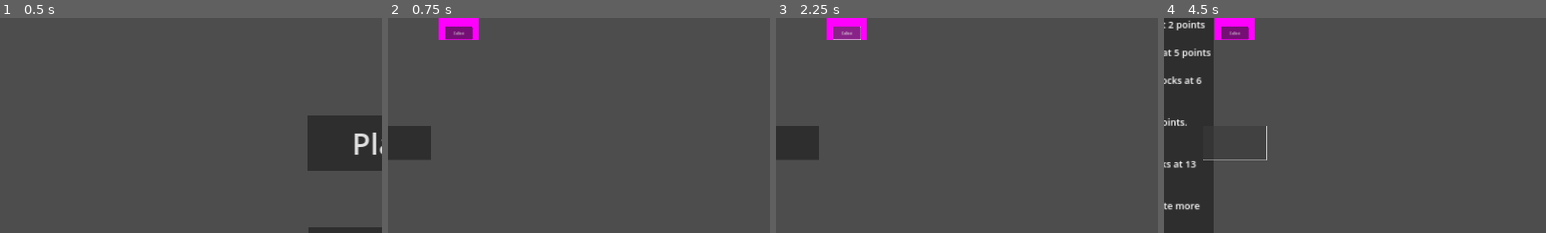
Above: before the commit, frames 1-4 (left to right).
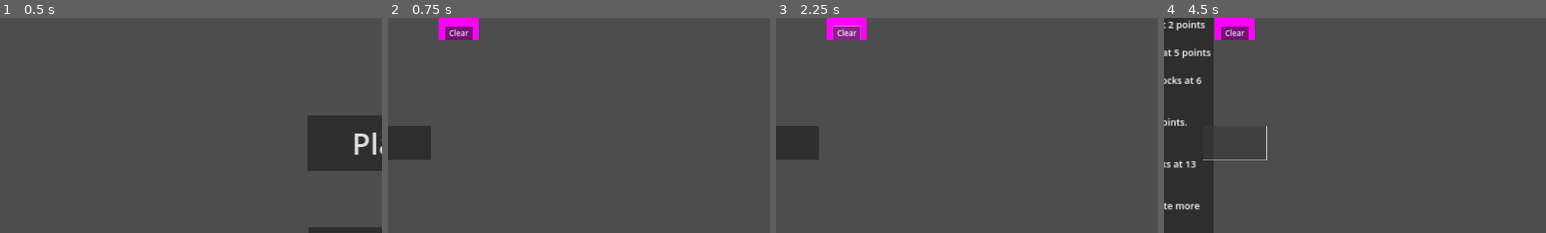
Above: after the commit, the same moments.

Repository: BoopEnthusiast/Cozy-Spring-Jam-2024
Game: Godot game, scene res://scenes/main_menu_screen.tscn
Two runs of this game, one before a commit and one after it. Both use one fixed random seed, a clock stepped at 60 frames per second and the inputs below.
Inputs (mouse positions are % of the whole screen's width and height, from its top left):
- Up to frame 1 (0.5 s): no input
- Up to frame 2 (0.75 s): click "Play" at 0.5 s
- Up to frame 3 (2.25 s): click "Dispense X" at 1.25 s; click "Collect" (after the commit: "Clear") at 2 s
- Up to frame 4 (4.5 s): click "Dispense Y" at 2.75 s; click "Dispense Z" at 3.5 s; click (2, 50) at 4.25 s
The pictures show only the part of the screen within x 0-50%, y 21-71%; the shares and areas given below are measured in that part.

Frame 1 is identical in both runs. In frame 2, 0.1% of the frame differs, in the area x 15-23%, y 4-11%; in frame 3, 0.2%, in the area x 15-23%, y 3-11%; in frame 4, 0.1%.
Error after the commit: Parse Error: Expected expression after "==" operator. (res://scripts/cauldron.gd:31)

Commit message:
cauldron score cool stuff

Diff:
--- a/scenes/cauldron.tscn
+++ b/scenes/cauldron.tscn
@@ -21,7 +21,7 @@
 scale = Vector2(200, 200)
 texture = SubResource("PlaceholderTexture2D_e1epr")
 
-[node name="Label" type="Label" parent="."]
+[node name="Current" type="Label" parent="."]
 offset_left = -100.0
 offset_top = -100.0
 offset_right = 100.0
@@ -30,7 +30,7 @@
 horizontal_alignment = 1
 vertical_alignment = 1
 
-[node name="Button" type="Button" parent="."]
+[node name="Clear" type="Button" parent="."]
 anchors_preset = 8
 anchor_left = 0.5
 anchor_top = 0.5
@@ -42,7 +42,8 @@
 offset_bottom = 98.0
 grow_horizontal = 2
 grow_vertical = 2
-text = "Collect"
+theme_override_font_sizes/font_size = 39
+text = "Clear"
 
 [connection signal="body_entered" from="." to="." method="_on_body_entered"]
-[connection signal="pressed" from="Button" to="." method="_on_button_pressed"]
+[connection signal="pressed" from="Clear" to="." method="_on_button_pressed"]
--- a/scenes/lil_guy.tscn
+++ b/scenes/lil_guy.tscn
@@ -108,7 +108,7 @@
 texture = SubResource("GradientTexture1D_yd7jm")
 
 [node name="Timer" type="Timer" parent="."]
-wait_time = 20.0
+wait_time = 30.0
 autostart = true
 
 [node name="Label" type="Label" parent="."]
--- /dev/null
+++ b/scenes/mid_leaf.tscn
@@ -0,0 +1,45 @@
+[gd_scene load_steps=4 format=3 uid="uid://bloobwnynp8e2"]
+
+[ext_resource type="Texture2D" uid="uid://dp6ow6cq6v8hr" path="res://resources/LilGuy/Healthy/mid_leaf.png" id="1_nywpy"]
+[ext_resource type="Texture2D" uid="uid://b5nycrkfioym2" path="res://resources/LilGuy/Hungry/mid_leaf.png" id="2_06yi7"]
+
+[sub_resource type="SpriteFrames" id="SpriteFrames_upwpf"]
+animations = [{
+"frames": [{
+"duration": 1.0,
+"texture": ExtResource("1_nywpy")
+}],
+"loop": true,
+"name": &"default",
+"speed": 5.0
+}, {
+"frames": [{
+"duration": 1.0,
+"texture": ExtResource("2_06yi7")
+}],
+"loop": true,
+"name": &"hungry",
+"speed": 5.0
+}]
+
+[node name="MidLeaf" type="AnimatedSprite2D"]
+scale = Vector2(0.05, 0.05)
+sprite_frames = SubResource("SpriteFrames_upwpf")
+
+[node name="Label" type="Label" parent="."]
+anchors_preset = 8
+anchor_left = 0.5
+anchor_top = 0.5
+anchor_right = 0.5
+anchor_bottom = 0.5
+offset_left = -1049.5
+offset_top = -1180.0
+offset_right = -950.5
+offset_bottom = -945.0
+grow_horizontal = 2
+grow_vertical = 2
+theme_override_colors/font_color = Color(0.165499, 0.529947, 0.261236, 1)
+theme_override_font_sizes/font_size = 172
+text = "X"
+horizontal_alignment = 1
+vertical_alignment = 1
--- a/scripts/cauldron.gd
+++ b/scripts/cauldron.gd
@@ -1,27 +1,37 @@
-extends Area2D
-class_name cauldron
+class_name Cauldron extends Area2D
 
-var combanatiom: Array[String]
-var mouse_down: bool
-@onready var label: Label = $Label
-@onready var preloaded = preload("res://scenes/lil_guy.tscn")
+var first_genes := ""
+var second_genes := ""
+var current_recipe: String = "X"
+var current_recipe_length := 1
+
+@onready var current_label = $Current
+
 
 func _on_body_entered(body):
 	if body.is_dragging and body is LilGuy:
-		var lilGuy: LilGuy = body
-		combanatiom.append_array(lilGuy.genes)
-		get_parent().remove_child(lilGuy)
-		var genes: String
-		for gene in combanatiom:
-			genes += gene
-		label.text = genes
+		body = body as LilGuy
+		if first_genes.is_empty():
+			first_genes = body.get_genes_as_string()
+			body.queue_free()
+		elif second_genes.is_empty():
+			second_genes = body.get_genes_as_string()
+			body.queue_free()
+		update_label()
 
 
 func _on_button_pressed():
-	if not combanatiom.is_empty():
-		var lilguy = preloaded.instantiate()
-		lilguy.genes.append_array(combanatiom)
-		lilguy.global_position = global_position
-		combanatiom.clear()
-		label.text = ""
-		get_parent().add_child(lilguy)
+	first_genes = ""
+	second_genes = ""
+	update_label()
+
+
+func update_label():
+	current_label.text = first_genes + second_genes
+	if recipe ==
+	for recipe in Singleton.ALL_RECIPES:
+		if recipe == current_label.text:
+			pass
+
+
+func generate_recipe():
--- a/scripts/lil_guy.gd
+++ b/scripts/lil_guy.gd
@@ -12,6 +12,7 @@
 var current_hunger_state: int = FoodLevel.HEALTHY
 var genes: Array[String]
 var food_worth: int = 1
+var in_cauldron := false
 
 @onready var label: Label = $Label
 @onready var timer: Timer = $Timer
@@ -81,7 +82,16 @@
 		concat_genes += '\n'
 	label.text = concat_genes
 
+
 func _exit_tree():
-	mouse_is_on = false
-	Singleton.is_dragging = false
-	is_dragging = false
+	if not in_cauldron:
+		mouse_is_on = false
+		Singleton.is_dragging = false
+		is_dragging = false
+
+
+func get_genes_as_string() -> String:
+	var concat_genes: String = ""
+	for gene in genes:
+		concat_genes += gene
+	return concat_genes
--- a/scripts/singleton.gd
+++ b/scripts/singleton.gd
@@ -16,6 +16,8 @@
 const FOOD_INCREASE_RECIPE = "ZYXYXZYX"
 const SENTIENCE_RECIPE = "ZYXYZXZXYZXYYZXZXYXZXXYZX"
 const STRENGTH_RECIPE = "XZYXZXYZYXZXZXZYXYYZXYYZXXZYY"
+const ALL_RECIPES = [SLOW_RECIPE, LENGTHEN_RECIPE, HITBOX_RECIPE, POINTS_RECIPE, KILL_ALL_RECIPE, FOOD_INCREASE_RECIPE, SENTIENCE_RECIPE, STRENGTH_RECIPE]
+
 
 # Global variables
 var main_node: Node2D
